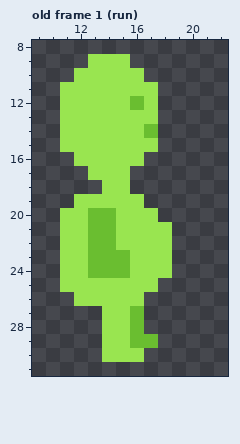
Pixel-art file: spriteAseprite/Sprite-testperso2.aseprite. Above, as it was before the edit.
32x32 pixels, 29 frames. Shown: old frame 1 (run): x 9..22, y 8..31. The commit also changed other frames, which this record leaves out.
After the commit:
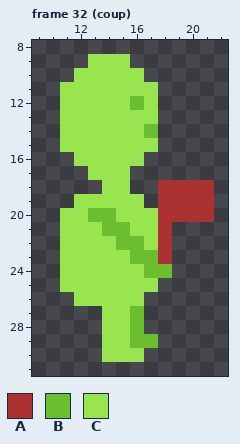
Palette (. is transparent): A #ac3232  B #6abe30  C #99e550
A new or re-ordered frame is compared with the old frame closest to it.
From the commit log: ajout coup sprite
Changes in this commit:
frames 29 -> 33
Frame 32 (coup) is new; against old frame 1 (run):
The edit adds colour A in rows 18 to 20 at x 18 to 21.
Colour C gives way to colour A in rows 21 to 23 at x 18.
Colour C gives way to colour B in row 21 at x 15; in row 22 at x 15 to 16; in row 23 at x 16 to 17; in row 24 at x 17 to 18.
Colour B gives way to colour C in row 21 at x 13; in row 22 at x 13 to 14; in rows 23 to 24 at x 13 to 15.
Changed places in both pictures, as pixel boxes (x1, y1, x2, y2):
changed: (88, 180, 214, 278)
